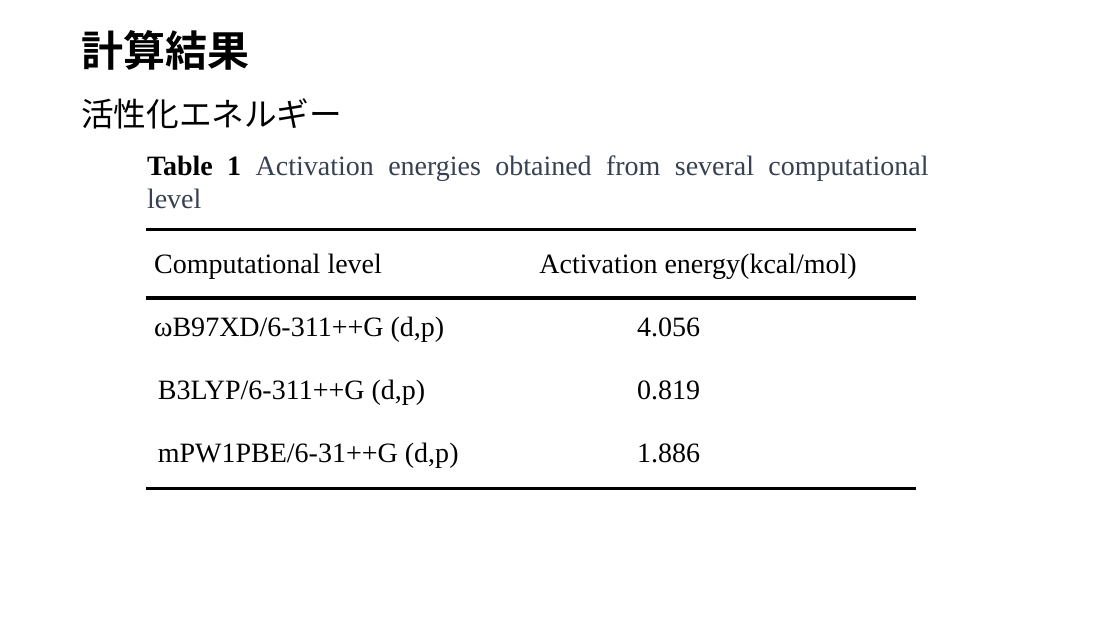
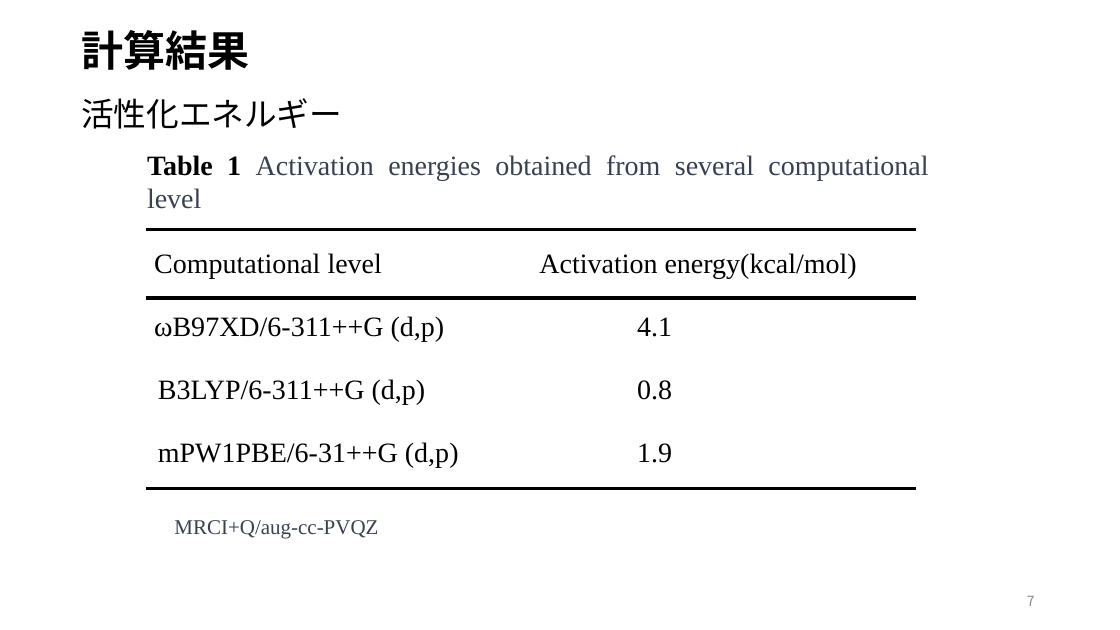
Before and after one commit to tabiseal/Qpcdata, a slide deck: slide 7 of 20231209.pptx. Drawn at 1120x630 pixels with LibreOffice and Linux fonts; fonts in the diff are those of the drawing. Boxes give left, top, right and bottom in pixels: in the first picture for what was removed or moved away, otherwise in the second. Text is boxed around its words. In the diff, an @@ line names an element or a change of style, - is before the commit and + after.

```diff
--- a/20231209.pptx
+++ b/20231209.pptx
@@ text at box(637, 317, 672, 337): text changed @@
-4.056
+4.1
@@ text at box(637, 380, 672, 400): text changed @@
-0.819
+0.8
@@ text at box(637, 443, 672, 463): text changed @@
-1.886
+1.9
@@ text added at box(174, 520, 378, 539), 18 pt, text #374151 @@
+MRCI+Q/aug-cc-PVQZ
@@ page number added at box(1027, 596, 1035, 606), 12 pt, text #8C8C8C @@
+7
```
Also in this commit, not shown: 11 other slides changed, 1 slide added, 1 slide removed.
